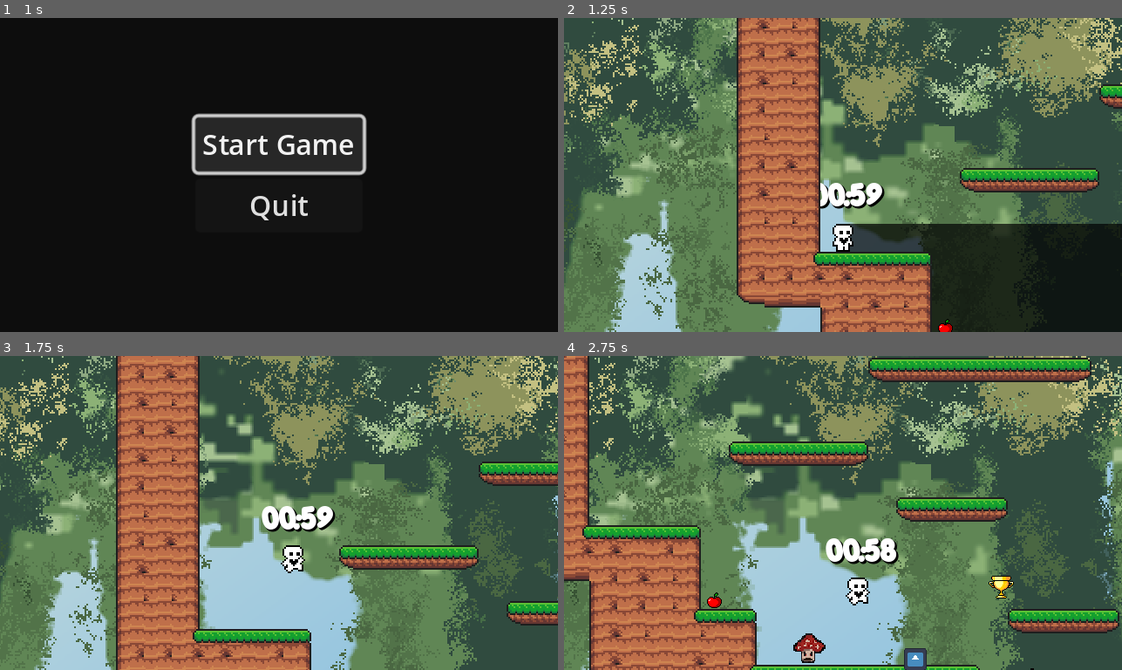
Above: before the commit, frames 1-4 (two rows, left to right).
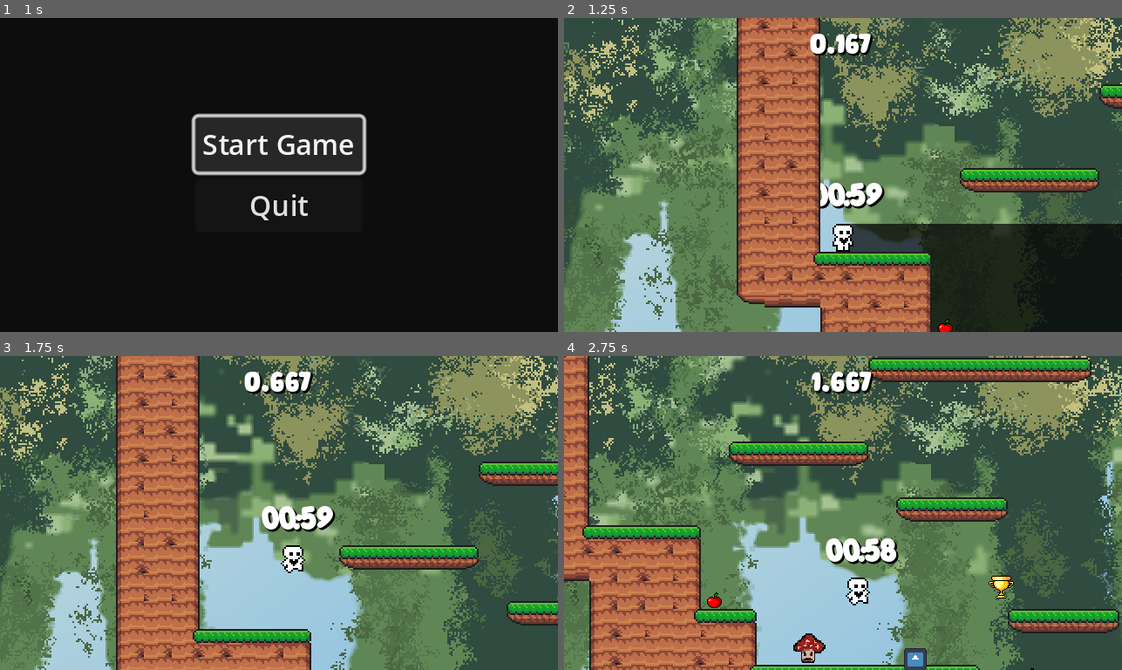
Above: after the commit, the same moments.

Repository: alwong18/AnimalExplorer
Game: Godot game, scene res://Scenes/start_menu.tscn
Two runs of this game, one before a commit and one after it. Both use one fixed random seed, a clock stepped at 60 frames per second and the inputs below. The engine's default icon, where the game draws it, is replaced by a stand-in: a white triangle on a blue panel in a dark square.
Inputs:
- Up to frame 1 (1 s): click "Start Game" at 0.5 s
- Up to frame 2 (1.25 s): no input
- Up to frame 3 (1.75 s): hold Right (move_right) from 1.28 s (still down); tap Up (move_up) at 1.52 s
- Up to frame 4 (2.75 s): keep holding Right (move_right); tap Up (move_up) at 2.27 s

Frame 1 is identical in both runs. In frame 2, 0.6% of the frame differs, in the area x 44-56%, y 5-13%; in frame 3, 0.7%, in the area x 43-57%, y 5-13%; in frame 4, 0.6%.

Commit message:
finished

Diff:
--- /dev/null
+++ b/Scenes/World.gd
@@ -0,0 +1,16 @@
+extends Node
+
+var level_time = 0.0
+var start_level_msc = 0.0
+@onready var level_time_label = $CanvasLayer/LevelTimeLabel
+
+# Called when the node enters the scene tree for the first time.
+func _ready():
+	start_level_msc = Time.get_ticks_msec()
+
+
+
+# Called every frame. 'delta' is the elapsed time since the previous frame.
+func _process(delta):
+	level_time= Time.get_ticks_msec() - start_level_msc
+	level_time_label.text = str(level_time/ 1000.0)
--- a/Scenes/World.tscn
+++ b/Scenes/World.tscn
@@ -1,7 +1,24 @@
-[gd_scene load_steps=2 format=3 uid="uid://k5rl6ostil4q"]
+[gd_scene load_steps=5 format=3 uid="uid://k5rl6ostil4q"]
 
 [ext_resource type="PackedScene" uid="uid://b5doxaq34uvii" path="res://Scenes/player.tscn" id="1_e5v70"]
+[ext_resource type="Script" path="res://Scenes/World.gd" id="1_tv3gm"]
+[ext_resource type="FontFile" uid="uid://bpawmfvndvdvu" path="res://Super Foods.ttf" id="3_iv0rb"]
+
+[sub_resource type="LabelSettings" id="LabelSettings_8mmjr"]
+font = ExtResource("3_iv0rb")
+shadow_color = Color(0, 0, 0, 1)
 
 [node name="World" type="Node"]
+script = ExtResource("1_tv3gm")
 
 [node name="Player" parent="." instance=ExtResource("1_e5v70")]
+
+[node name="CanvasLayer" type="CanvasLayer" parent="."]
+
+[node name="LevelTimeLabel" type="Label" parent="CanvasLayer"]
+offset_top = 3.0
+offset_right = 319.0
+offset_bottom = 26.0
+label_settings = SubResource("LabelSettings_8mmjr")
+horizontal_alignment = 1
+vertical_alignment = 1
--- a/Scenes/player.tscn
+++ b/Scenes/player.tscn
@@ -126,3 +126,12 @@
 theme_override_fonts/font = ExtResource("3_el0nx")
 horizontal_alignment = 1
 metadata/_edit_use_anchors_ = true
+
+[node name="CanvasLayer" type="CanvasLayer" parent="."]
+
+[node name="LevelTimeLabel" type="Label" parent="CanvasLayer"]
+anchors_preset = 10
+anchor_right = 1.0
+offset_bottom = 23.0
+grow_horizontal = 2
+metadata/_edit_use_anchors_ = true
Binary file added: Magic Sound.ttf
Not shown, added: Magic Sound.ttf.import
Binary file added: Super Foods.ttf
Not shown, added: Super Foods.ttf.import
Binary file added: coffecake/CoffeCake.jpg
Not shown, added: coffecake/CoffeCake.jpg.import
Binary file added: coffecake/CoffeCake.otf
Not shown, added: coffecake/CoffeCake.otf.import
Binary file added: coffecake/CoffeCake.ttf
Not shown, added: coffecake/CoffeCake.ttf.import
Not shown, added: coffecake/More Info.txt
Not shown, added: coffecake/Read Me.pdf
